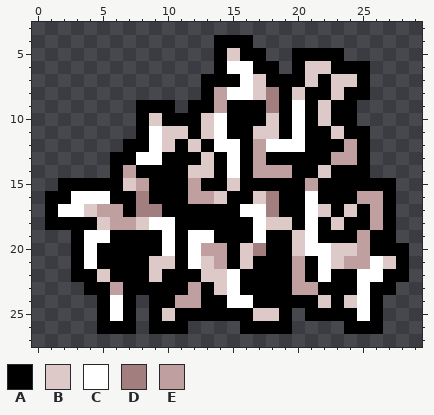
A pixel-art sprite gets an edit: GraphicsEngine/Game/Art/Spells/fire_storm.png. Above: the version before the commit.
The file is 32x32 pixels. Shown: x 0..29, y 3..27.
Palette (. is transparent): A #000000  B #dec9c9  C #ffffff  D #a37e7e  E #bf9f9f
Pixels before, first column x 1:
 4 .............AAA............
 5 .............ABAA..AAAA.....
 6 .............ACCAA.ABBAAA...
 7 ............AAACBAAABABBA...
 8 ............AECCBDABAABAA...
 9 .......AAA.AAEAAADACABAA....
10 .......ABAAABCAAABACABAA....
11 .......ACBBABCAABBACAABAA...
12 ......AACBABACCAECCCAAAEA...
13 .....AACCAAABACAEAAAAAEEA...
14 .....AEAAAABBACAEEEAABAAA...
15 .AAAAABEAAAEAABAAAAAEAAAAAA.
16 AACCCAADAAAEEBAABDAACAAAEEA.
17 ACCBEEADDAAAAAACCDAACBABAEA.
18 AAAABEEBCCAAAAAACBBACABAAEA.
19 ..ACCAAAACACCAAACAABCAAAEAA.
20 ..ACAAAAACACEEABDAABCCBBEAAA
21 ..ACAAAABBACBEABAAAEACBEECBA
22 ..AABAAABAAABBCAAAAEACAACCAA
23 ...AAEAAAAAEABCAAAAEEAAACAA.
24 ....ACA.AAEEAACCAAAAABABCA..
25 ....ACA.ABAAAAAABBA.AAAACA..
26 ....AAA.AAA....AAAA....AAA..
The result:
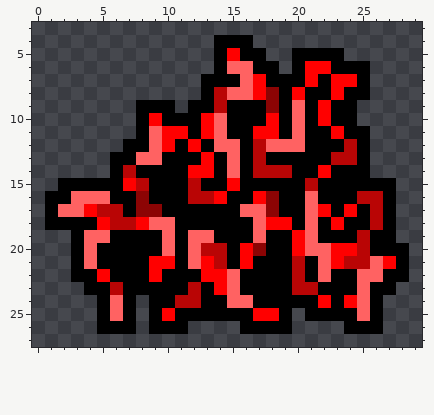
Diff:
colour B: #dec9c9 -> #ff0000
colour C: #ffffff -> #ff6262
colour D: #a37e7e -> #8c0404
colour E: #bf9f9f -> #b90505
Boxes around the changes in both pictures, in picture pixels (x1, y1, x2, y2):
changed: (58, 48, 396, 321)
